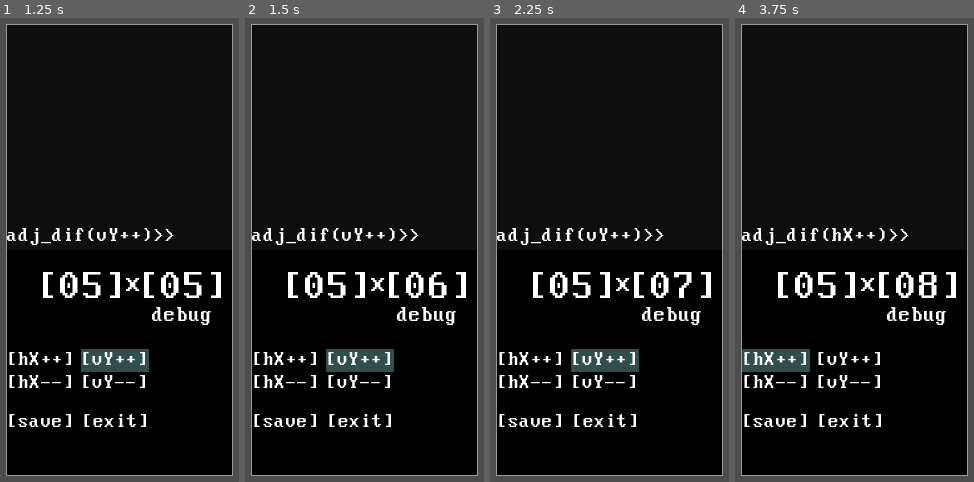
Above: before the commit, frames 1-4 (left to right).
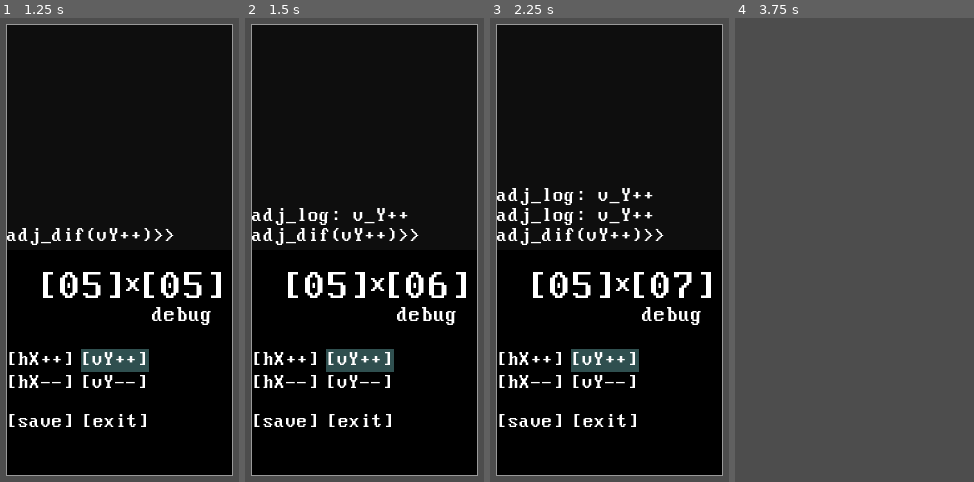
Above: after the commit, the same moments.

Repository: RusanJoshi/MAT_H.dx
Game: Godot game, scene res://ui/difficulty_window.tscn
Two runs of this game, one before a commit and one after it. Both use one fixed random seed, a clock stepped at 60 frames per second and the inputs below. This scene is started directly instead of the project's main scene.
Inputs (mouse positions are in pixels of both pictures, inside the frame that each line leads up to):
- Up to frame 1 (1.25 s): tap Enter at 0.5 s; move the mouse to (229, 161) at 0.52 s; hold Right (mini_menu_forward) from 0.53 s (still down); tap R (r_key) at 0.6 s; click (229, 161) at 0.67 s
- Up to frame 2 (1.5 s): release Right (mini_menu_forward) at 1.25 s; tap Space (spacebar_key) at 1.25 s; drag from (264, 231) to (338, 338) at 1.27 s
- Up to frame 3 (2.25 s): tap Enter at 2 s; move the mouse to (659, 41) at 2.02 s; hold Right (mini_menu_forward) from 2.03 s (still down); tap Space (spacebar_key) at 2.1 s; click (659, 41) at 2.17 s
- Up to frame 4 (3.75 s): tap R (r_key) at 2.3, 3.6 s; release Right (mini_menu_forward) at 2.75 s; tap Space (spacebar_key) at 2.75 s; drag from (828, 338) to (outside the picture) at 2.77 s; tap Enter at 3.5 s; move the mouse to (outside the picture) at 3.52 s; hold Left (left_key) from 3.53 s (still down); click (outside the picture) at 3.67 s

Frame 1 is identical in both runs. In frame 2, 0.6% of the frame differs, in the area x 2-69%, y 40-45%; in frame 3, 1.2%; in frame 4, 92%, in the area x 2-98%, y 1-99%.

Commit message:
hemlock port commit 07/28

Diff:
--- a/main scenes/main.tscn
+++ b/main scenes/main.tscn
@@ -207,7 +207,7 @@
 debug_color = Color(0.812343, 0.376517, 0.436461, 0.42)
 metadata/_edit_lock_ = true
 
-[node name="MouseBlocker" type="Panel" parent="."]
+[node name="PopUpShade" type="Panel" parent="."]
 visible = false
 z_index = 2
 offset_top = 28.0
--- a/scripts/difficulty_window.gd
+++ b/scripts/difficulty_window.gd
@@ -1,8 +1,6 @@
 extends Node2D
-
+@onready var shin_background: Panel = $ShinBackground
 @onready var console_panel: Panel = %ConsolePanel
-
-#@onready var cloning_label: Label = $ShinBackground/HBoxContainer/ConsolePanel/CloningLabel
 @onready var console_label: Label = %ConsoleLabel
 @onready var hx_label: Label = %HXLabel
 @onready var vy_label: Label = %VYLabel
@@ -28,6 +26,8 @@
 #MENU TRAVERSAL
 var menux: int = 0
 var menuy: int = 0
+var prev_menux: int
+var prev_menuy: int
 var min_menu: int = 0
 var max_menu_x: int = 1
 var max_menu_y: int = 2
@@ -43,7 +43,6 @@
 	cloning_label_settings.font = preload("res://fonts/Perfect DOS VGA 437 Win.ttf")
 	cloning_label_settings.font_size = 20
 
-	#cloning_label.label_settings = cloning_label_settings
 	moption_stylebox.bg_color = ConfigGame.cell_highlight_color
 
 	left_moptions = [add_x_panel, min_x_panel, save_panel]
@@ -110,8 +109,8 @@
 		console_label.text = default_text.insert(8,"exit")
 
 func menu_traversal(pMenuX: int = 0, pMenuY: int = 0):
-	var prev_menux = menux
-	var prev_menuy = menuy
+	prev_menux = menux
+	prev_menuy = menuy
 	menux += pMenuX
 	menuy += pMenuY
 	moptions_array[prev_menux][prev_menuy].visible = false
@@ -140,23 +139,26 @@
 
 func increase_x():
 	current_horizontal_dimension += 1
-	create_log("X++")
+	create_log("h_X++")
 func decrease_x():
 	current_horizontal_dimension -= 1
+	create_log("h_X--")
 func increase_y():
 	current_vertical_dimension += 1
+	create_log("v_Y++")
 func decrease_y():
 	current_vertical_dimension -= 1
+	create_log("v_Y--")
 func save_difficulty():
 	print("saved and updated")
 	update_config_dimensions(current_horizontal_dimension, current_vertical_dimension)
 func exit():
 	kill_window()
-	UIManager.global_toggle_pop_up_window.emit()
+	UIManager.global_toggle_pop_up_shade.emit()
 
 func create_log(pString):
 	var log_cartridge: Label = Label.new()
-	var default_text: String = "log: "
+	var default_text: String = "adj_log: "
 
 	log_cartridge.label_settings = cloning_label_settings
 	log_cartridge.text = default_text + pString
@@ -167,7 +169,83 @@
 
 	log_array.append(log_cartridge)
 	console_panel.add_child(log_cartridge)
+	if(log_array.size() > 10):
+		log_array[0].queue_free()
+		log_array.remove_at(0)
 
 func kill_window():
 	has_focus = false
 	self.queue_free()
+
+func _unhandled_input(event): #CLOSES THE WINDOW WHEN CLICKING OUT
+	if(event is InputEventMouseButton \
+	and event.button_index == MOUSE_BUTTON_LEFT \
+	and event.pressed):
+		var rect = shin_background.get_global_rect()
+		if(!rect.has_point(event.position)):
+			kill_window()
+			UIManager.global_toggle_pop_up_shade.emit()
+
+#ADD X
+func _on_add_x_area_2d_mouse_entered() -> void:
+	prev_menux = menux
+	prev_menuy = menuy
+	menux = 0
+	menuy = 0
+	moptions_array[prev_menux][prev_menuy].visible = false
+	moptions_array[menux][menuy].visible = true
+func _on_add_x_area_2d_mouse_exited() -> void:
+	moptions_array[menux][menuy].visible = false
+func _on_add_x_area_2d_input_event(viewport: Node, event: InputEvent, shape_idx: int) -> void:
+	if event is InputEventMouseButton:
+		if event.button_index == MOUSE_BUTTON_LEFT:
+			if event.pressed:
+				confirmation()
+
+#MIN X
+func _on_min_x_area_2d_mouse_entered() -> void:
+	prev_menux = menux
+	prev_menuy = menuy
+	menux = 0
+	menuy = 1
+	moptions_array[prev_menux][prev_menuy].visible = false
+	moptions_array[menux][menuy].visible = true
+func _on_min_x_area_2d_mouse_exited() -> void:
+	moptions_array[menux][menuy].visible = false
+func _on_min_x_area_2d_input_event(viewport: Node, event: InputEvent, shape_idx: int) -> void:
+	if event is InputEventMouseButton:
+		if event.button_index == MOUSE_BUTTON_LEFT:
+			if event.pressed:
+				confirmation()
+
+#ADD Y
+func _on_add_y_area_2d_mouse_entered() -> void:
+	prev_menux = menux
+	prev_menuy = menuy
+	menux = 1
+	menuy = 0
+	moptions_array[prev_menux][prev_menuy].visible = false
+	moptions_array[menux][menuy].visible = true
+func _on_add_y_area_2d_mouse_exited() -> void:
+	moptions_array[menux][menuy].visible = false
+func _on_add_y_area_2d_input_event(viewport: Node, event: InputEvent, shape_idx: int) -> void:
+	if event is InputEventMouseButton:
+		if event.button_index == MOUSE_BUTTON_LEFT:
+			if event.pressed:
+				confirmation()
+
+#MIN Y
+func _on_min_y_area_2d_mouse_entered() -> void:
+	prev_menux = menux
+	prev_menuy = menuy
+	menux = 1
+	menuy = 1
+	moptions_array[prev_menux][prev_menuy].visible = false
+	moptions_array[menux][menuy].visible = true
+func _on_min_y_area_2d_mouse_exited() -> void:
+	moptions_array[menux][menuy].visible = false
+func _on_min_y_area_2d_input_event(viewport: Node, event: InputEvent, shape_idx: int) -> void:
+	if event is InputEventMouseButton:
+		if event.button_index == MOUSE_BUTTON_LEFT:
+			if event.pressed:
+				confirmation()
--- a/scripts/main.gd
+++ b/scripts/main.gd
@@ -13,7 +13,7 @@
 #@onready var end_flash_panel: Panel = $EndFlashPanel #[!] What is this for?
 
 #UI
-@onready var mouse_blocker: Panel = $MouseBlocker
+@onready var pop_up_shade: Panel = $PopUpShade
 @onready var mouse_blocker_area_2d: Area2D = $MouseBlockerArea2D
 @onready var matrix_area_2d: Area2D = $MatrixArea2D
 @onready var mini_menu_area_2d: Area2D = $MiniMenuArea2D
@@ -33,7 +33,7 @@
 func _ready():
 	print("main.gd... loaded")
 	#UI
-	UIManager.global_toggle_pop_up_window.connect(toggle_pop_up_window)
+	UIManager.global_toggle_pop_up_shade.connect(toggle_pop_up_shade)
 	UIManager.open_unlocks_window.connect(open_unlocks_window)
 	UIManager.open_difficulty_window.connect(open_difficulty_window)
 
@@ -52,18 +52,8 @@
 		if(!pop_up_window_focus):
 			focus_boolean = !focus_boolean
 			update_focus()
-	#if(Input.is_action_just_pressed("r_key")):
-		#toggle_pop_up_window()
-		#if(mouse_blocker.visible):
-			#open_difficulty_window()
-		#else:
-			#UIManager.kill_difficulty_window.emit()
-			#pop_up_window_focus = false
-			#matrix.has_focus = false
-			#mini_menu.has_focus = true
 
-
-func toggle_pop_up_window():
+func toggle_pop_up_shade():
 	pop_up_window_focus = !pop_up_window_focus
 	if(matrix.has_focus or mini_menu.has_focus): # pop up window OPENS
 		UIManager.lock_cell.emit()
@@ -80,8 +70,8 @@
 		matrix.has_focus = false
 		mini_menu.has_focus = true
 
-	mouse_blocker.visible = !mouse_blocker.visible
-	mouse_blocker_area_2d.visible = !mouse_blocker_area_2d.visible
+	pop_up_shade.visible = !pop_up_shade.visible
+	#mouse_blocker_area_2d.visible = !mouse_blocker_area_2d.visible
 
 func open_unlocks_window():
 	var unlocks_window_cartridge = unlocks_window.instantiate()
@@ -132,7 +122,8 @@
 	if event is InputEventMouseButton:
 		if event.button_index == MOUSE_BUTTON_LEFT:
 			if event.pressed:
-				current_pop_up_window.kill_window()
-				toggle_pop_up_window()
+				#current_pop_up_window.kill_window()
+				toggle_pop_up_shade()
+				print("legacy pop up shade area2d activated")
 func _on_timer_timeout() -> void:
 	rolling_bar_anim_play.play("RollingBarAnimation")
--- a/scripts/mini_menu.gd
+++ b/scripts/mini_menu.gd
@@ -234,7 +234,7 @@
 	print("\nVolume...")
 func difficulty_moption_target():
 	print("\nDifficulty...")
-	UIManager.global_toggle_pop_up_window.emit()
+	UIManager.global_toggle_pop_up_shade.emit()
 	UIManager.open_difficulty_window.emit()
 func detection_meter_moption_target():
 	print("\nDetection Meter...")
--- a/scripts/ui_manager.gd
+++ b/scripts/ui_manager.gd
@@ -7,7 +7,7 @@
 
 #emit: mini_menu.gd, difficulty_moption_target()
 #connected: main.gd
-signal global_toggle_pop_up_window
+signal global_toggle_pop_up_shade
 
 #emit: main.gd, toggle_pop_up_window()
 #connected: matrix_cell.gd
@@ -26,3 +26,4 @@
 signal kill_difficulty_window
 signal show_difficulty_window
 signal hide_difficulty_window
+signal difficulty_window_self_destruct
--- a/ui/difficulty_window.tscn
+++ b/ui/difficulty_window.tscn
@@ -39,6 +39,18 @@
 line_spacing = 0.0
 font = ExtResource("2_0sgd1")
 font_size = 20
+
+[sub_resource type="RectangleShape2D" id="RectangleShape2D_3hw0i"]
+size = Vector2(65, 20)
+
+[sub_resource type="RectangleShape2D" id="RectangleShape2D_kgauo"]
+size = Vector2(65, 20)
+
+[sub_resource type="RectangleShape2D" id="RectangleShape2D_hs16g"]
+size = Vector2(65, 20)
+
+[sub_resource type="RectangleShape2D" id="RectangleShape2D_6jmnk"]
+size = Vector2(65, 20)
 
 [node name="DifficultyWindow" type="Node2D"]
 z_index = 2
@@ -49,6 +61,7 @@
 offset_top = 177.0
 offset_right = 364.0
 offset_bottom = 629.0
+mouse_filter = 2
 theme_override_styles/panel = SubResource("StyleBoxFlat_2jyjr")
 
 [node name="ShinBackground" type="Panel" parent="."]
@@ -56,6 +69,7 @@
 offset_top = 178.0
 offset_right = 363.0
 offset_bottom = 628.0
+mouse_filter = 2
 
 [node name="HBoxContainer" type="VBoxContainer" parent="ShinBackground"]
 layout_mode = 1
@@ -64,12 +78,14 @@
 anchor_bottom = 1.0
 grow_horizontal = 2
 grow_vertical = 2
+mouse_filter = 2
 theme_override_constants/separation = 0
 
 [node name="ConsolePanel" type="Panel" parent="ShinBackground/HBoxContainer"]
 unique_name_in_owner = true
 layout_mode = 2
 size_flags_vertical = 3
+mouse_filter = 2
 theme_override_styles/panel = SubResource("StyleBoxFlat_4hfbh")
 
 [node name="ConsoleLabel" type="Label" parent="ShinBackground/HBoxContainer/ConsolePanel"]
@@ -86,18 +102,10 @@
 label_settings = SubResource("LabelSettings_d3vm5")
 vertical_alignment = 2
 
-[node name="CloningLabel" type="Label" parent="ShinBackground/HBoxContainer/ConsolePanel"]
-visible = false
-layout_mode = 0
-offset_right = 40.0
-offset_bottom = 23.0
-text = "log
-log
-log"
-
 [node name="ControlPanel" type="Panel" parent="ShinBackground/HBoxContainer"]
 layout_mode = 2
 size_flags_vertical = 3
+mouse_filter = 2
 theme_override_styles/panel = SubResource("StyleBoxFlat_78phb")
 
 [node name="HXDisplay" type="Panel" parent="ShinBackground/HBoxContainer/ControlPanel"]
@@ -349,3 +357,44 @@
 mouse_filter = 2
 theme_override_styles/panel = ExtResource("3_8aj8a")
 metadata/_edit_lock_ = true
+
+[node name="AddXArea2D" type="Area2D" parent="."]
+position = Vector2(171, 511)
+
+[node name="CollisionShape2D" type="CollisionShape2D" parent="AddXArea2D"]
+shape = SubResource("RectangleShape2D_3hw0i")
+metadata/_edit_lock_ = true
+
+[node name="MinXArea2D" type="Area2D" parent="."]
+position = Vector2(171, 534)
+
+[node name="CollisionShape2D" type="CollisionShape2D" parent="MinXArea2D"]
+shape = SubResource("RectangleShape2D_kgauo")
+metadata/_edit_lock_ = true
+
+[node name="AddYArea2D" type="Area2D" parent="."]
+position = Vector2(245, 511)
+
+[node name="CollisionShape2D" type="CollisionShape2D" parent="AddYArea2D"]
+shape = SubResource("RectangleShape2D_hs16g")
+metadata/_edit_lock_ = true
+
+[node name="MinYArea2D" type="Area2D" parent="."]
+position = Vector2(245, 534)
+
+[node name="CollisionShape2D" type="CollisionShape2D" parent="MinYArea2D"]
+shape = SubResource("RectangleShape2D_6jmnk")
+metadata/_edit_lock_ = true
+
+[connection signal="input_event" from="AddXArea2D" to="." method="_on_add_x_area_2d_input_event"]
+[connection signal="mouse_entered" from="AddXArea2D" to="." method="_on_add_x_area_2d_mouse_entered"]
+[connection signal="mouse_exited" from="AddXArea2D" to="." method="_on_add_x_area_2d_mouse_exited"]
+[connection signal="input_event" from="MinXArea2D" to="." method="_on_min_x_area_2d_input_event"]
+[connection signal="mouse_entered" from="MinXArea2D" to="." method="_on_min_x_area_2d_mouse_entered"]
+[connection signal="mouse_exited" from="MinXArea2D" to="." method="_on_min_x_area_2d_mouse_exited"]
+[connection signal="input_event" from="AddYArea2D" to="." method="_on_add_y_area_2d_input_event"]
+[connection signal="mouse_entered" from="AddYArea2D" to="." method="_on_add_y_area_2d_mouse_entered"]
+[connection signal="mouse_exited" from="AddYArea2D" to="." method="_on_add_y_area_2d_mouse_exited"]
+[connection signal="input_event" from="MinYArea2D" to="." method="_on_min_y_area_2d_input_event"]
+[connection signal="mouse_entered" from="MinYArea2D" to="." method="_on_min_y_area_2d_mouse_entered"]
+[connection signal="mouse_exited" from="MinYArea2D" to="." method="_on_min_y_area_2d_mouse_exited"]
Not shown: 1 places in ui/difficulty_window.tscn that only renumber resources
